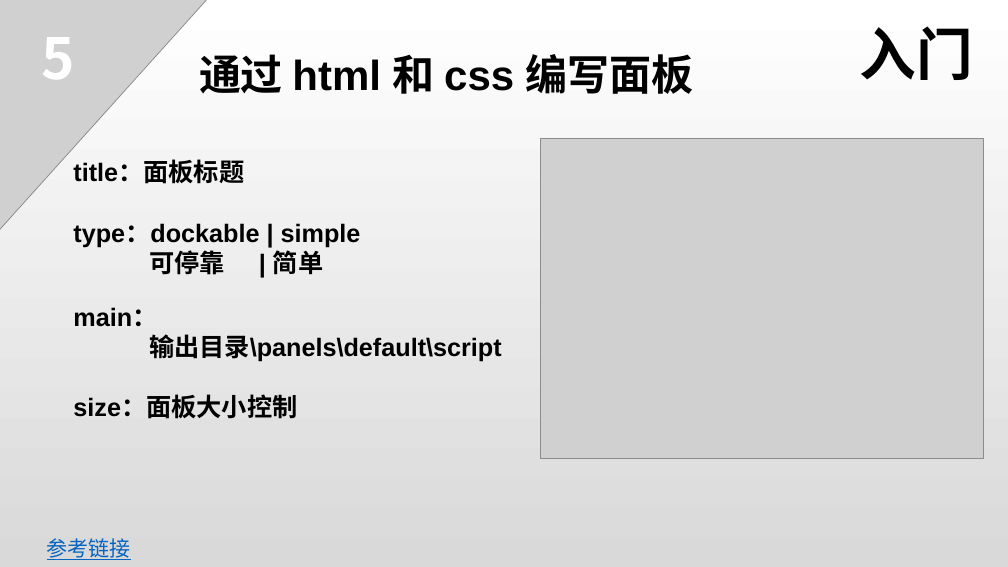
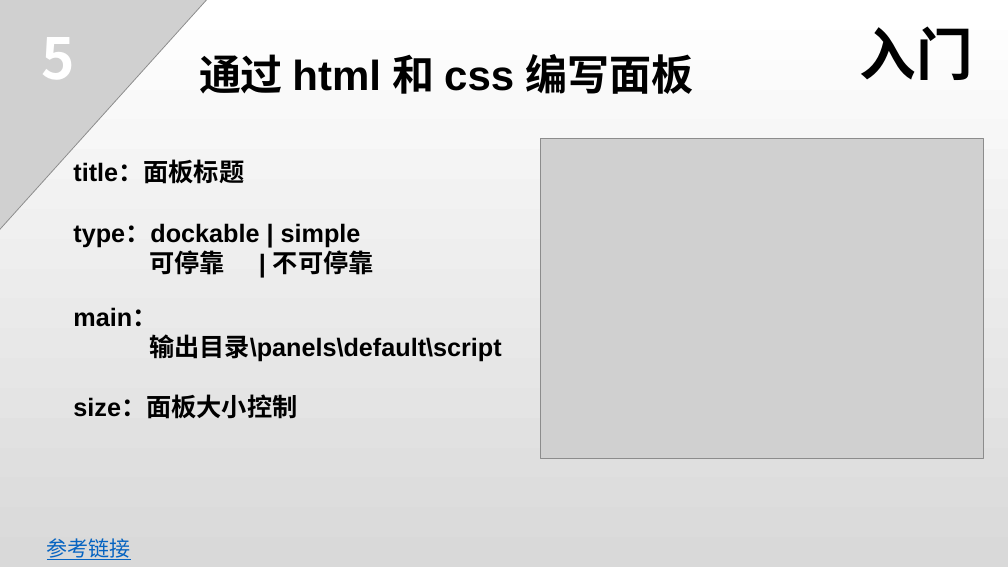
Before and after one commit to 1226085293/PPT_DEMO, a slide deck: slide 16 of doc/3.x插件开发.pptx (slide 15 before the commit). Drawn at 1008x567 pixels with LibreOffice and Linux fonts; fonts in the diff are those of the drawing; grey boxes stand for pictures. Boxes give left, top, right and bottom in pixels: in the first picture for what was removed or moved away, otherwise in the second. Text is boxed around its words. In the diff, an @@ line names an element or a change of style, - is before the commit and + after.

```diff
--- a/doc/3.x插件开发.pptx
+++ b/doc/3.x插件开发.pptx
@@ text at (x1=149, y1=246, x2=374, y2=275): text changed @@
-可停靠 | 简单
+可停靠 | 不可停靠
```
Also in this commit, not shown: 11 other slides changed, 16 slides added, 1 slide removed, 3 other files.
